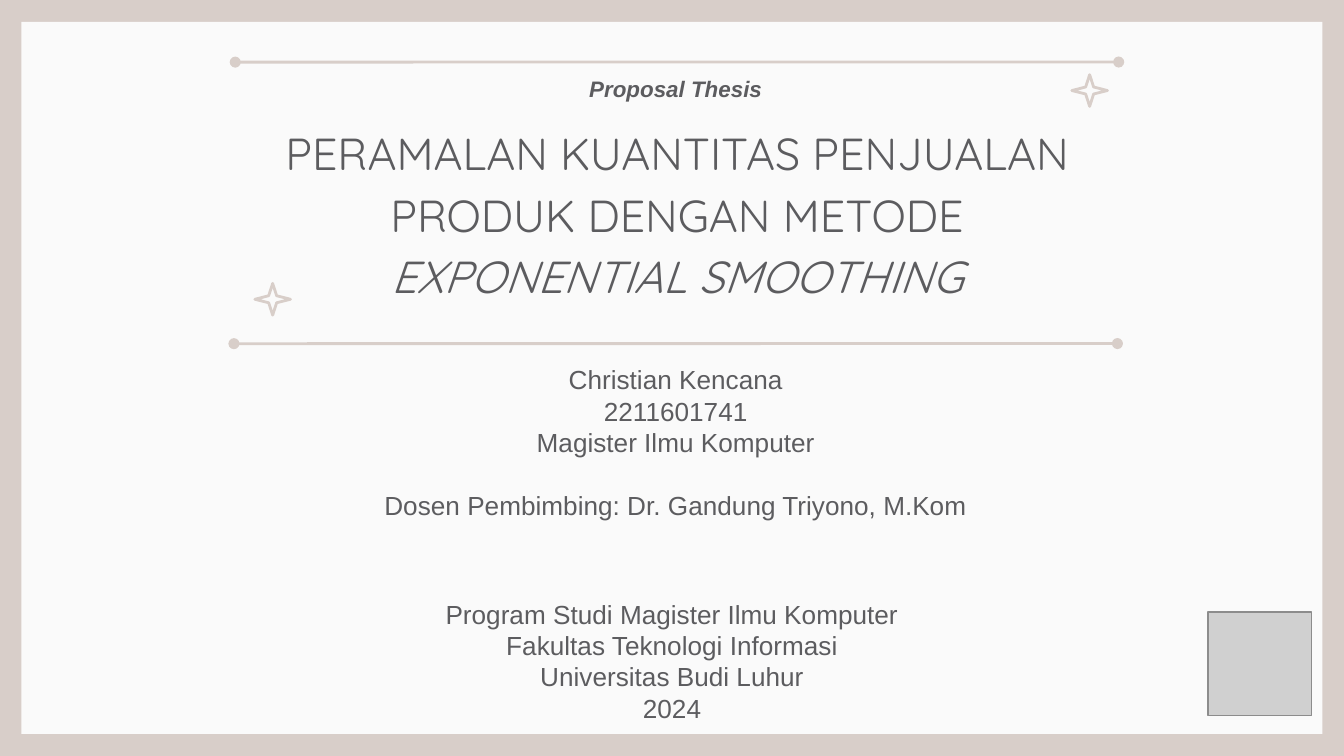
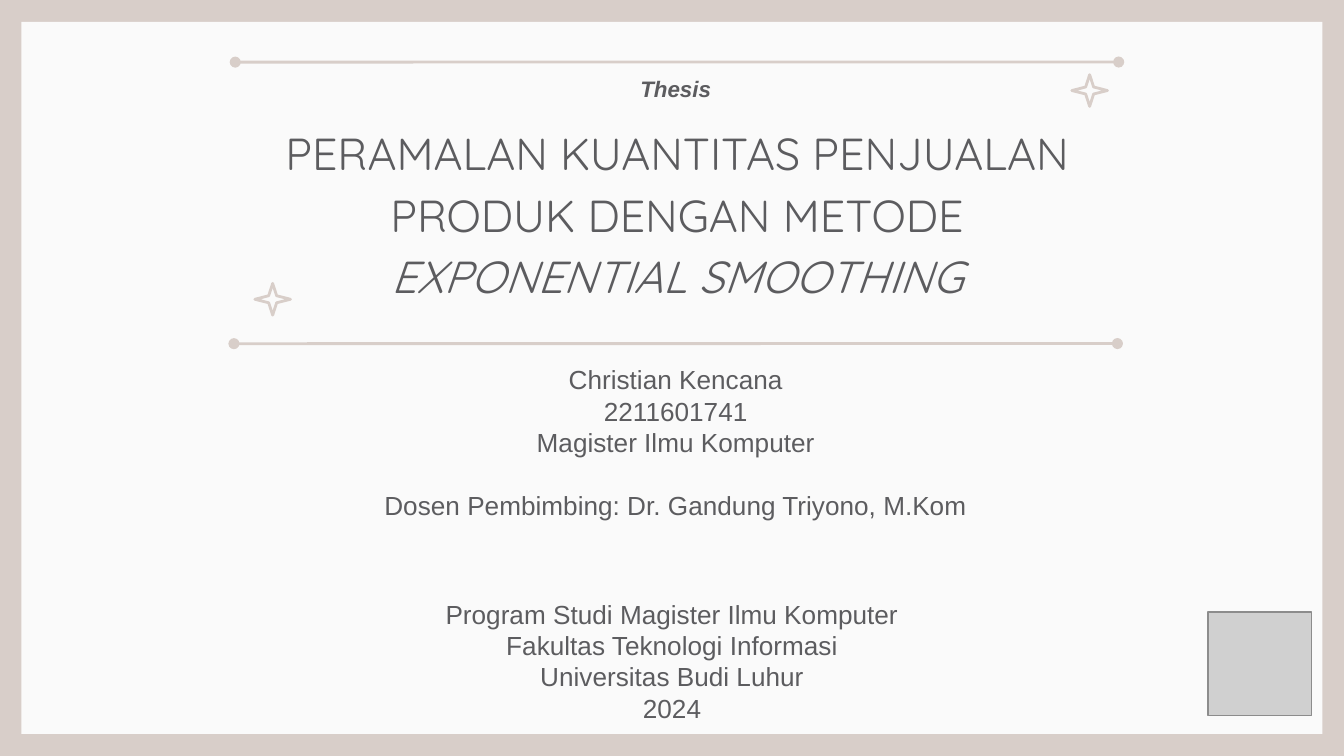
Before and after one commit to christiankencana/thesis, a slide deck: slide 1 of document/2211601741_ChristianKencana_Thesis.pptx. Drawn at 1344x756 pixels with LibreOffice and Linux fonts; fonts in the diff are those of the drawing; grey boxes stand for pictures. Boxes give left, top, right and bottom in pixels: in the first picture for what was removed or moved away, otherwise in the second. Text is boxed around its words. In the diff, an @@ line names an element or a change of style, - is before the commit and + after.

```diff
--- a/document/2211601741_ChristianKencana_Thesis.pptx
+++ b/document/2211601741_ChristianKencana_Thesis.pptx
@@ text at box(640, 81, 711, 97): text changed @@
-Proposal Thesis
+Thesis
```
Also in this commit, not shown: 1 other slide changed, 26 other files.
